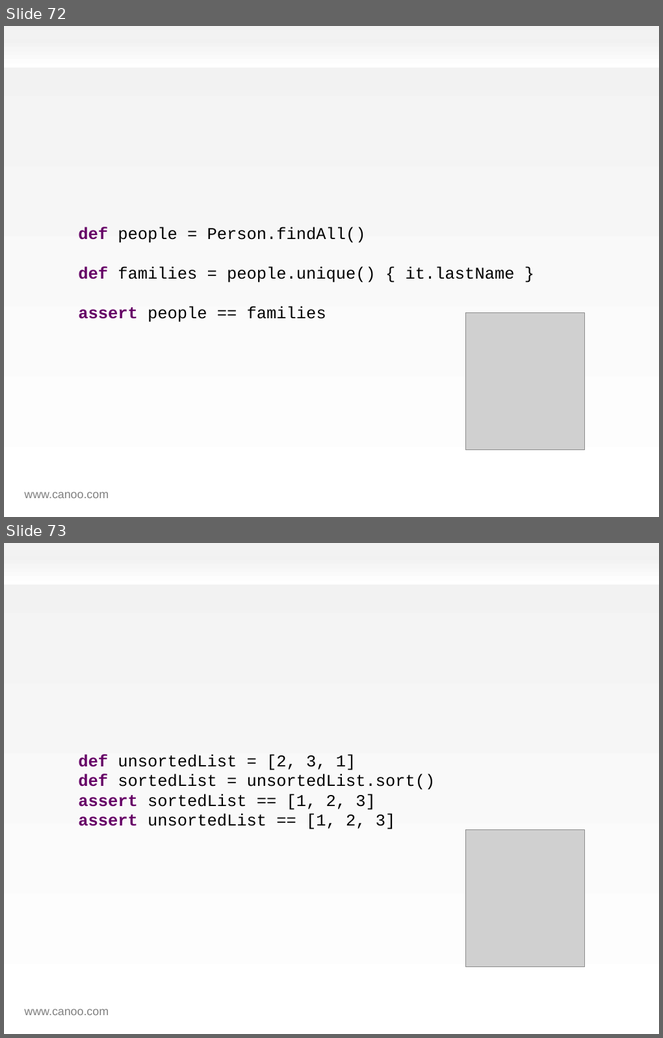
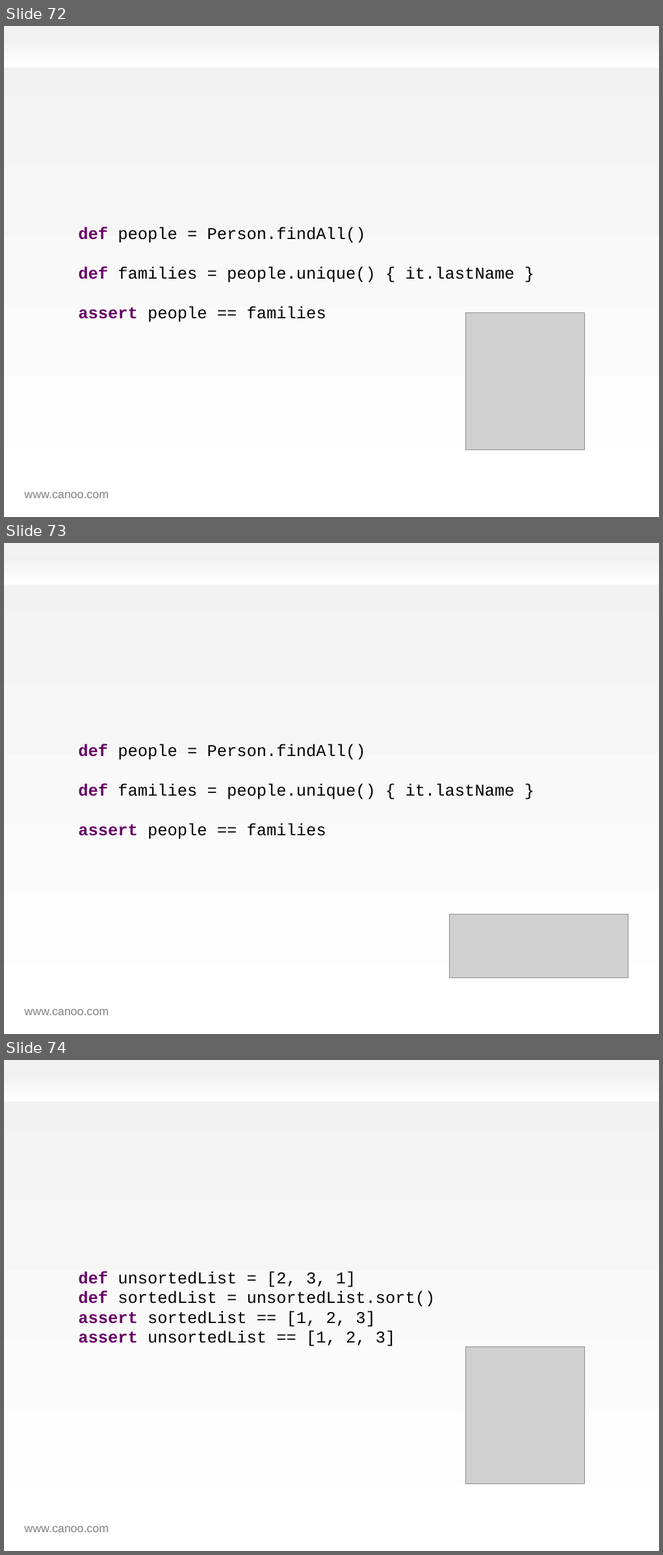
Before and after one commit to HamletDRC/presentations, a slide deck: effectivegroovy/effectivegroovy.odp. Shown one above the other, each under a label of ours: slides 72 and 73 before the commit, slides 72, 73 and 74 after it. The pictures are 663x1038 and 663x1555 pixels, drawn with LibreOffice and Linux fonts; fonts in the diff are those of the drawing; grey boxes stand for pictures; background and template pictures are left out. Boxes give left, top, right and bottom in pixels: in the first picture for what was removed or moved away, otherwise in the second. Text is boxed around its words. In the diff, an @@ line names an element or a change of style, - is before the commit and + after.

```diff
--- a/effectivegroovy/effectivegroovy.odp
+++ b/effectivegroovy/effectivegroovy.odp
@@ slide 73 added at (4,543,659,1034), background gradient #F2F2F2 to #FFFFFF; not listed: 2 template elements that a slide beside it also shows @@
@@ text added at (78,745,515,839), 20 pt, text #000000 @@
+def people = Person.findAll()
+def families = people.unique() { it.lastName }
+assert people == families
@@ picture added at (450,915,628,979) @@
@@ what was slide 73 is now slide 74 @@
```
Also in this commit, not shown: 1 slide changed, 3 other slides added, 1 other file.
